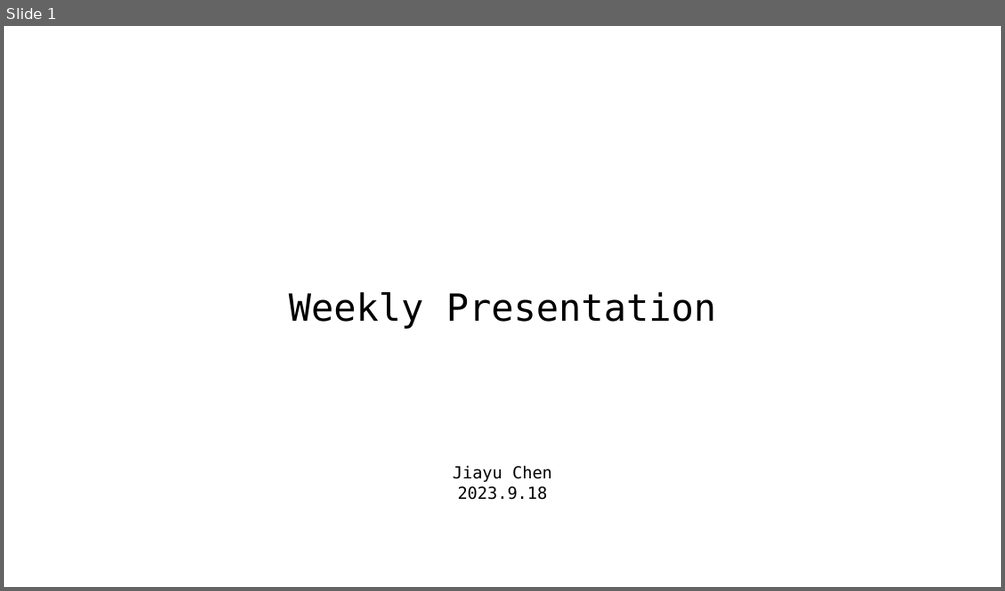
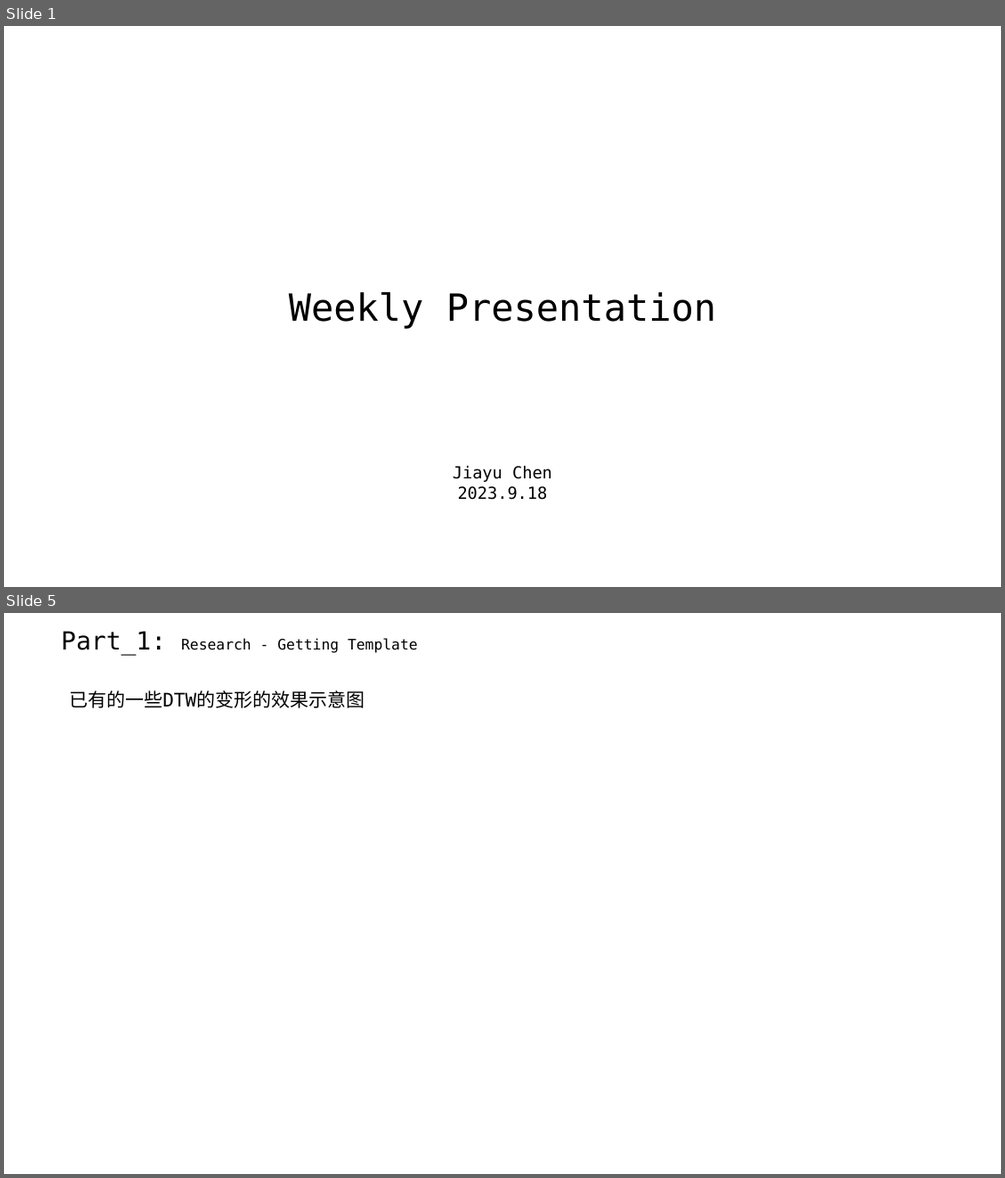
Before and after one commit to A-Big-Tortoise/Presentation, a slide deck: Presentation_1106_JiayuChen.pptx. Shown one above the other, each under a label of ours: slide 1 before the commit, slides 1 and 5 after it; the slides between them are not shown. The pictures are 1005x591 and 1005x1178 pixels, drawn with LibreOffice and Linux fonts; fonts in the diff are those of the drawing. Boxes give left, top, right and bottom in pixels: in the first picture for what was removed or moved away, otherwise in the second. Text is boxed around its words. In the diff, an @@ line names an element or a change of style, - is before the commit and + after.

```diff
--- a/Presentation_1106_JiayuChen.pptx
+++ b/Presentation_1106_JiayuChen.pptx
@@ slide 5 added at <box>4,613,1001,1174</box>, background #FFFFFF @@
@@ text added at <box>61,631,418,656</box>, 14 pt, text #000000 @@
+Part_1: Research - Getting Template
@@ text added at <box>69,690,364,708</box>, 18 pt, text #000000 @@
+已有的一些DTW的变形的效果示意图
```
Also in this commit, not shown: 3 slides changed, 2 other slides added.
